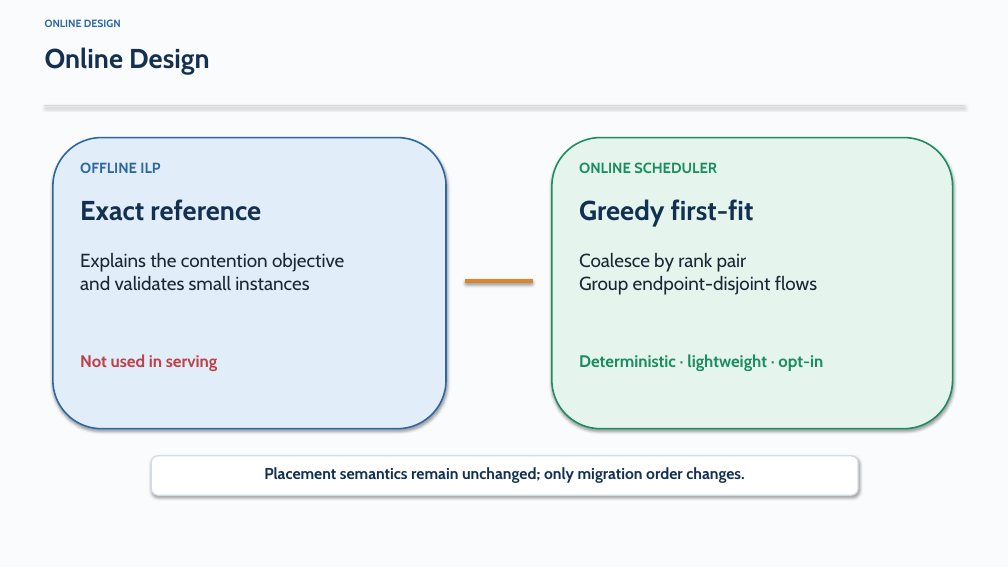
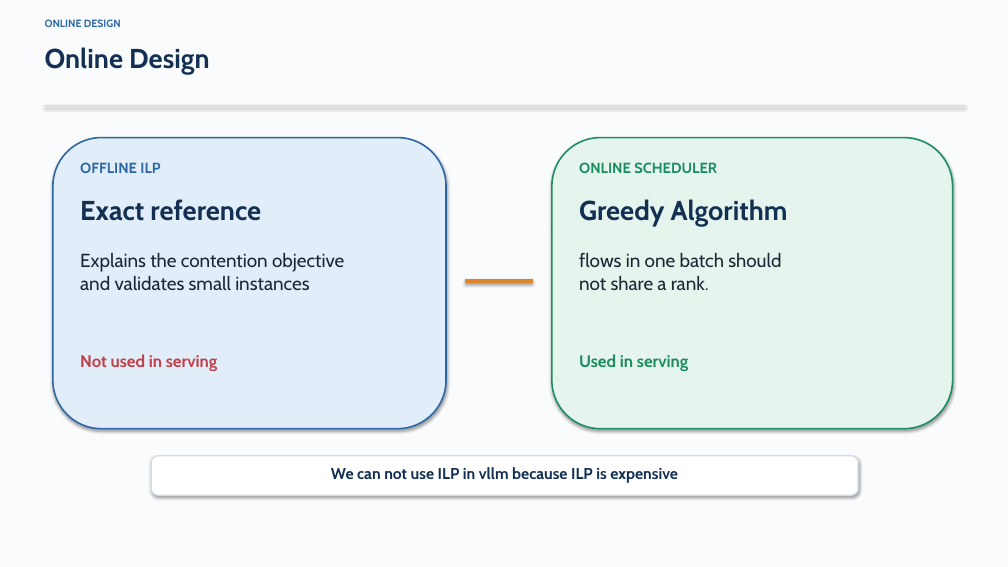
Before and after one commit to DOCCA0/vllm, a slide deck: slide 8 of benchmarks/eplb_rebalance/presentation/eplb_migration_batching.pptx. Drawn at 1008x567 pixels with LibreOffice and Linux fonts; fonts in the diff are those of the drawing. Boxes give left, top, right and bottom in pixels: in the first picture for what was removed or moved away, otherwise in the second. Text is boxed around its words. In the diff, an @@ line names an element or a change of style, - is before the commit and + after.

```diff
--- a/benchmarks/eplb_rebalance/presentation/eplb_migration_batching.pptx
+++ b/benchmarks/eplb_rebalance/presentation/eplb_migration_batching.pptx
@@ text at (579, 199, 788, 226): text changed @@
-Greedy first-fit
+Greedy Algorithm
@@ text at (579, 253, 781, 290): text changed @@
-Coalesce by rank pair
-Group endpoint-disjoint flows
+flows in one batch should
+not share a rank.
@@ text at (579, 354, 688, 371): text changed @@
-Deterministic · lightweight · opt-in
+Used in serving
@@ text at (331, 467, 678, 483): text changed @@
-Placement semantics remain unchanged; only migration order changes.
+We can not use ILP in vllm because ILP is expensive
```
Also in this commit, not shown: 13 other slides changed, 3 other files.
